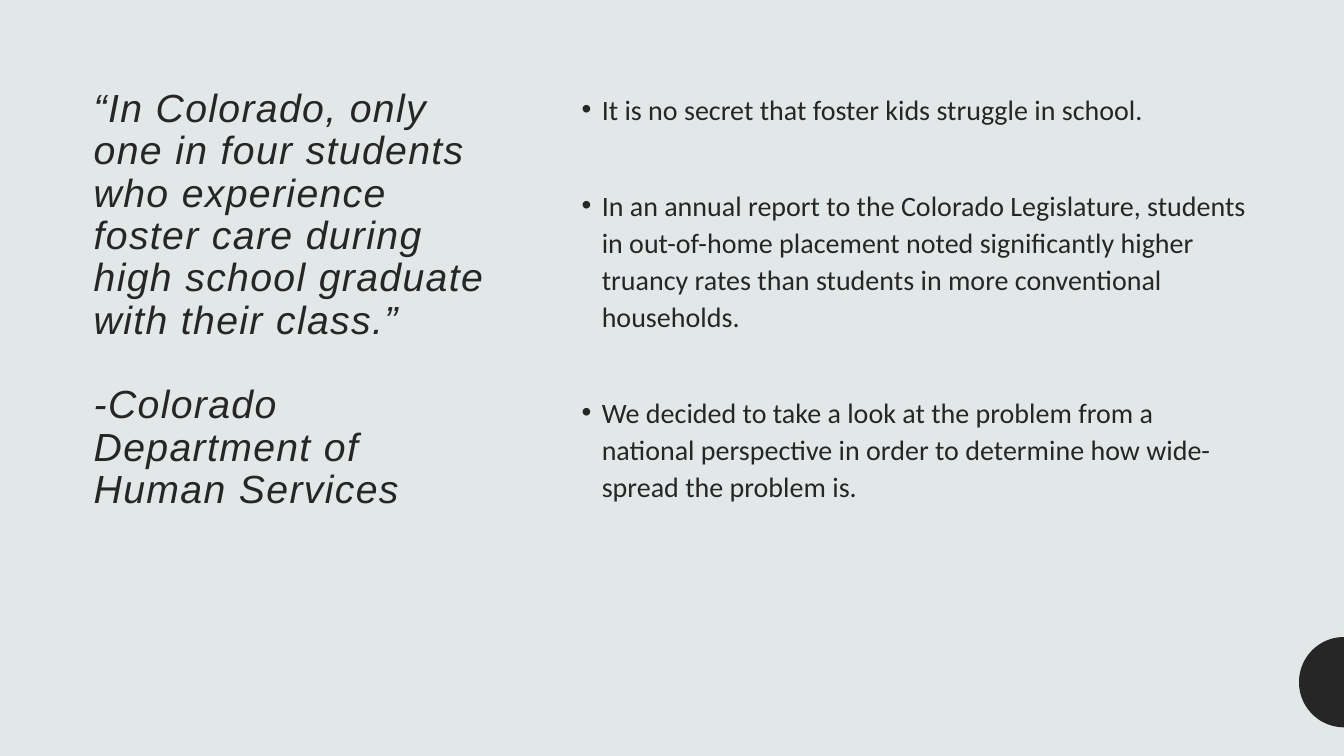
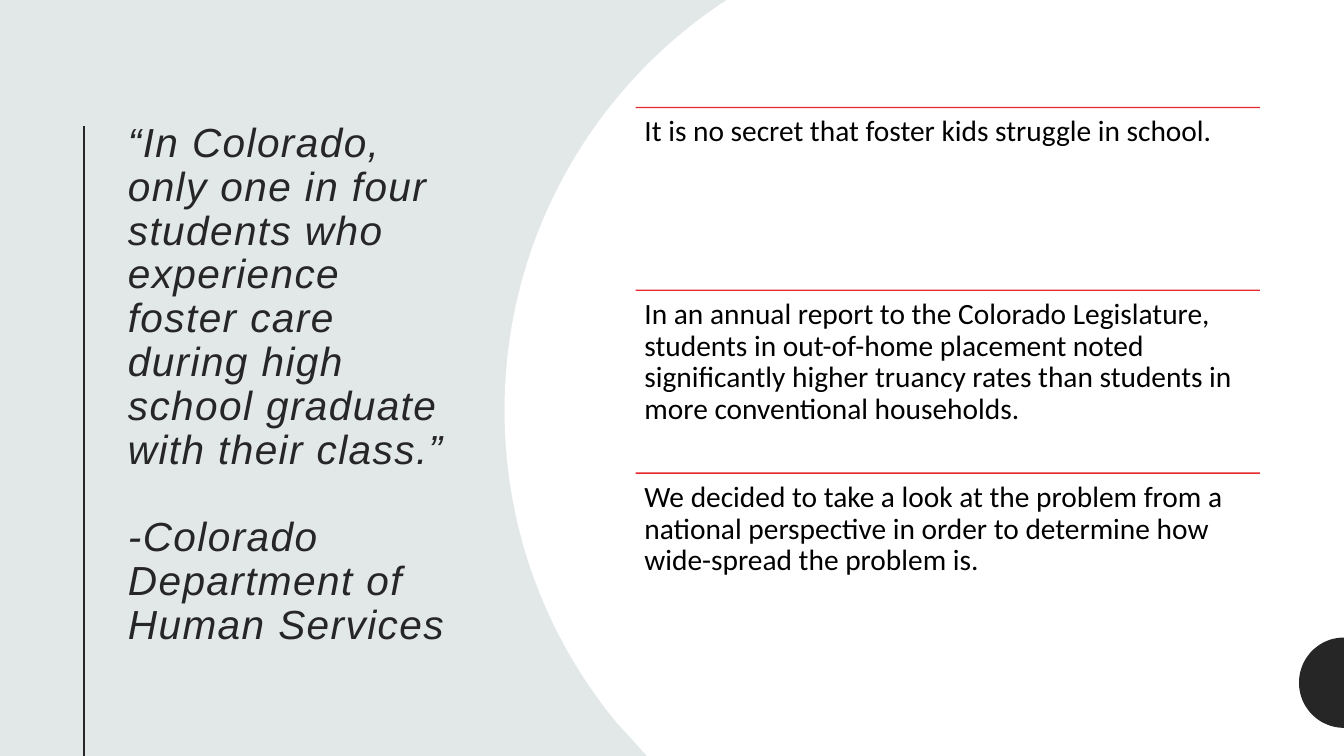
Before and after one commit to lordegraves/exploring_data_in_foster_care, a slide deck: slide 4 of Resources/Project1_Presentation.pptx. Drawn at 1344x756 pixels with LibreOffice and Linux fonts; fonts in the diff are those of the drawing. Boxes give left, top, right and bottom in pixels: in the first picture for what was removed or moved away, otherwise in the second. Text is boxed around its words. In the diff, an @@ line names an element or a change of style, - is before the commit and + after.

Commit message:
Made design changes to the PPT and added new charts

```diff
--- a/Resources/Project1_Presentation.pptx
+++ b/Resources/Project1_Presentation.pptx
@@ rectangle added at (0,0,1344,756), fill #E2E8E8 @@
@@ freeform shape added at (505,0,1344,756), fill #FFFFFF @@
@@ title "“In Colorado, only one in ...": place and size @@
-title "“In Colorado, only one in ..." at (94,93,483,504)
+title "“In Colorado, only one in ..." at (128,127,443,640)
@@ title "“In Colorado, only one in ..." at (128,127,443,640): size 28 to 29 pt @@
@@ text removed at (602,100,1245,327) @@
-• It is no secret that foster kids struggle in school.
-• In an annual report to the Colorado Legislature, students in out-of-home placement noted significantly higher truancy rates than students in more conventional households.
-• We decided to take a look at the problem from a national perspective in order to determine how wide-spread the problem is.
@@ line added from (84, 126) to (84, 756), #262626 1.5 pt @@
@@ group added at (636,108,1260,575): 3 lines, 3 texts @@
+It is no secret that foster kids struggle in school.
+In an annual report to the Colorado Legislature, students in out-of-home placement noted significantly higher truancy rates than students in more conventional households.
+We decided to take a look at the problem from a national perspective in order to determine how wide-spread the problem is.
@@ freeform shape added at (1300,637,1344,728), fill #262626 @@
```
Also in this commit, not shown: 8 other slides changed.
